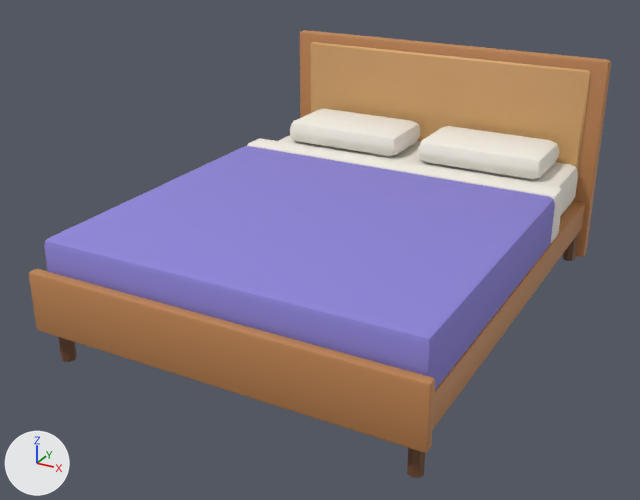
An edit to the glTF model public/models/bed.glb, drawn before and after from the same camera.
Both versions are drawn from a camera (50 mm lens) standing at (164.0, -323.0, 185.0) and looking at (-6.0, -14.0, 31.0). Every picture has the same lights, and +X, +Y and +Z are marked at lower left. The first picture is the older version. Where no turn or scale is listed for an object, it has been applied to the vertices. Vertices at exactly the same position are counted once.

The first picture shows 'body'.
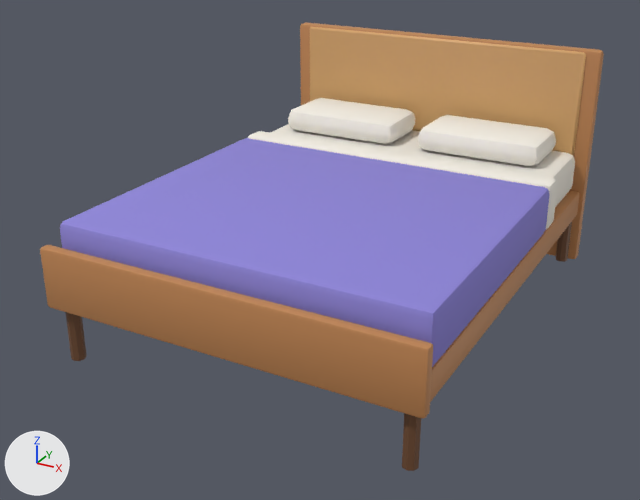
Diff of the bpy script that builds the scene:
```diff
--- a/public/models/bed.glb.py
+++ b/public/models/bed.glb.py
@@ me_bed_body @@
 # used by ob_body; location = (0.0, 0.0, 0.0)
-me_bed_body.from_pydata(...)  # 528 vertices, 1004 faces; spans x -83.0..83.0, y -107.0..107.0, z 0.0..100.0
+me_bed_body.from_pydata(...)  # 528 vertices, 1004 faces; spans x -80.0..80.0, y -102.0..102.0, z 0.0..105.0
+# me_bed_body part 1: the loose piece of 16 vertices spanning x -79.0..-73.0, y -101.0..-95.0, z 0.0..15.0 is scaled about its middle by (1, 1, 1.6), then moved by (3.0, 2.0, 4.0)
+# me_bed_body part 2: the loose piece of 16 vertices spanning x 73.0..79.0, y -101.0..-95.0, z 0.0..15.0 is scaled about its middle by (1, 1, 1.6), then moved by (-3.0, 2.0, 4.0)
+# me_bed_body part 3: the loose piece of 16 vertices spanning x 73.0..79.0, y 95.0..101.0, z 0.0..15.0 is scaled about its middle by (1, 1, 1.6), then moved by (-3.0, -2.0, 4.0)
+# me_bed_body part 4: the loose piece of 56 vertices spanning x -80.0..80.0, y -102.0..102.0, z 15.0..30.0 is scaled about its middle by (0.975, 0.946, 0.851), then moved by (0.0, 0.0, 8.0)
+# me_bed_body part 5: the loose piece of 56 vertices spanning x -83.0..83.0, y 101.0..107.0, z 0.0..100.0 is scaled about its middle by (0.963, 1, 1.05), then moved by (0.0, -4.0, 3.0)
+# me_bed_body part 6: the loose piece of 56 vertices spanning x -83.0..83.0, y -107.0..-102.0, z 15.0..41.0 is scaled about its middle by (0.963, 1, 1), then moved by (0.0, 4.0, 9.0)
+# me_bed_body part 7: the loose piece of 56 vertices spanning x -76.0..76.0, y -98.0..100.0, z 30.0..50.0 is scaled about its middle by (0.986, 0.948, 1), then moved by (0.0, 0.0, 7.0)
+# me_bed_body part 8: the loose piece of 56 vertices spanning x -80.0..80.0, y 40.0..54.0, z 29.0..54.0 is scaled about its middle by (0.974, 0.91, 0.906), then moved by (0.0, -3.0, 6.0)
+# me_bed_body part 9: the loose piece of 56 vertices spanning x -67.0..-5.0, y 60.0..96.0, z 50.0..62.0 is moved by (0.0, -4.0, 7.0)
+# me_bed_body part 10: the loose piece of 56 vertices spanning x 5.0..67.0, y 60.0..96.0, z 50.0..62.0 is moved by (0.0, -4.0, 7.0)
+# me_bed_body part 11: the loose piece of 56 vertices spanning x -80.0..80.0, y -101.0..41.0, z 29.0..53.0 is scaled about its middle by (0.974, 0.928, 0.904), then moved by (0.0, 2.0, 6.0)
+# me_bed_body part 12: the loose piece of 16 vertices spanning x -75.0..75.0, y 100.0..102.0, z 45.0..95.0 is scaled about its middle by (0.973, 1, 1), then moved by (0.0, -4.0, 9.0)
+# other edits to the shape of me_bed_body do not show in these pictures
 me_bed_body.materials.append(mat_wood_dark)
```

Where the change shows, as pixel boxes [x1, y1, x2, y2] in the pictures (640 x 500 px; the box of a moved part takes in the faces that stretch with it):
'body', reshaped: before [29, 30, 611, 478]; after [40, 22, 604, 471]
part 1 of me_bed_body, moved or reshaped: before [58, 337, 77, 362]; after [65, 312, 87, 361]
part 2 of me_bed_body, moved or reshaped: before [407, 448, 425, 478]; after [402, 413, 421, 471]
part 3 of me_bed_body, moved or reshaped: before [563, 234, 578, 261]; after [556, 222, 572, 262]
part 4 of me_bed_body, moved or reshaped: before [433, 201, 585, 429]; after [430, 190, 580, 402]
part 5 of me_bed_body, moved or reshaped: before [300, 30, 611, 257]; after [300, 22, 604, 259]
part 6 of me_bed_body, moved or reshaped: before [29, 269, 435, 453]; after [40, 245, 433, 418]
part 7 of me_bed_body, moved or reshaped: before [279, 135, 578, 215]; after [261, 124, 575, 207]
part 8 of me_bed_body, moved or reshaped: before [247, 138, 563, 243]; after [248, 131, 558, 230]
part 9 of me_bed_body, moved or reshaped: before [290, 108, 420, 157]; after [288, 98, 415, 144]
part 10 of me_bed_body, moved or reshaped: before [418, 126, 559, 179]; after [418, 115, 556, 167]
part 11 of me_bed_body, moved or reshaped: before [44, 146, 555, 390]; after [60, 138, 550, 367]
part 12 of me_bed_body, moved or reshaped: before [311, 42, 590, 171]; after [310, 27, 586, 155]
